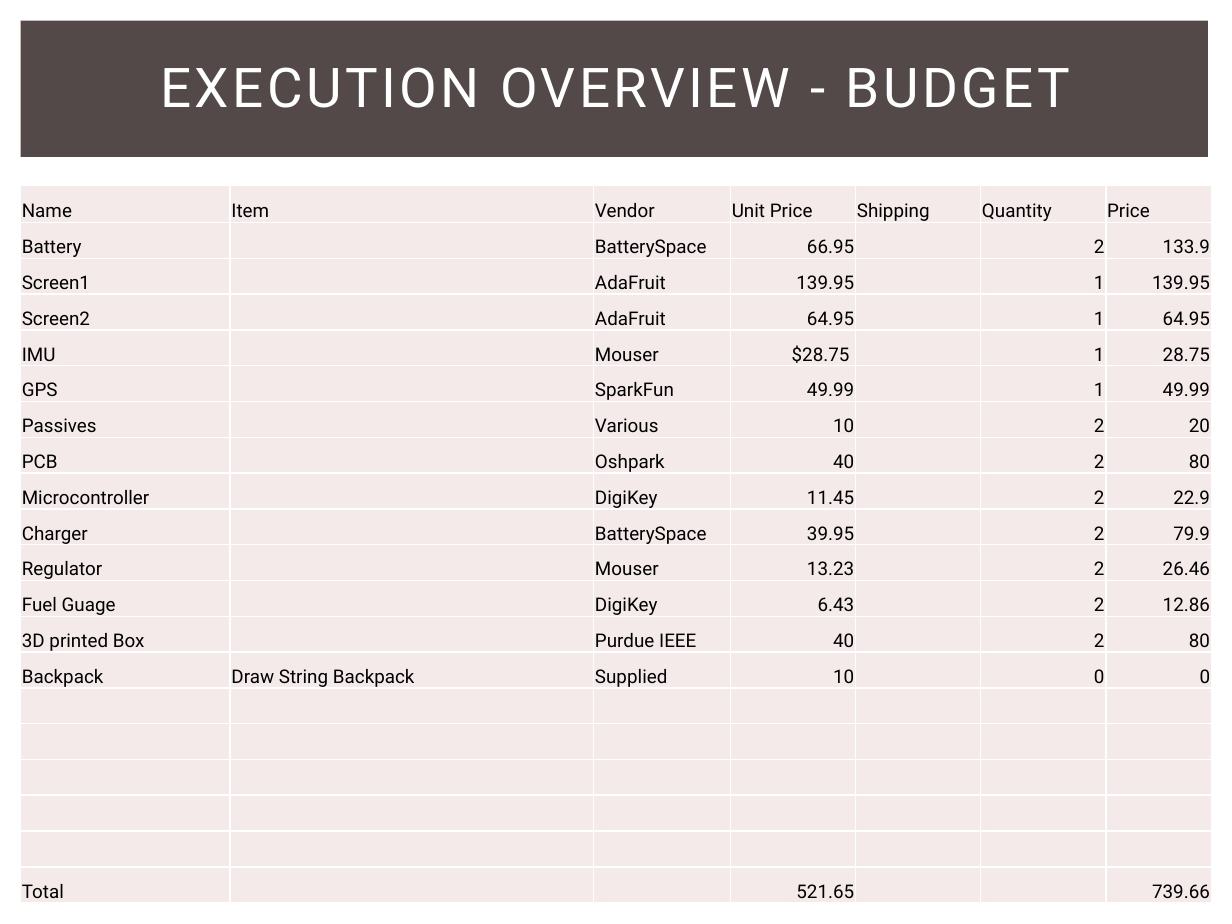
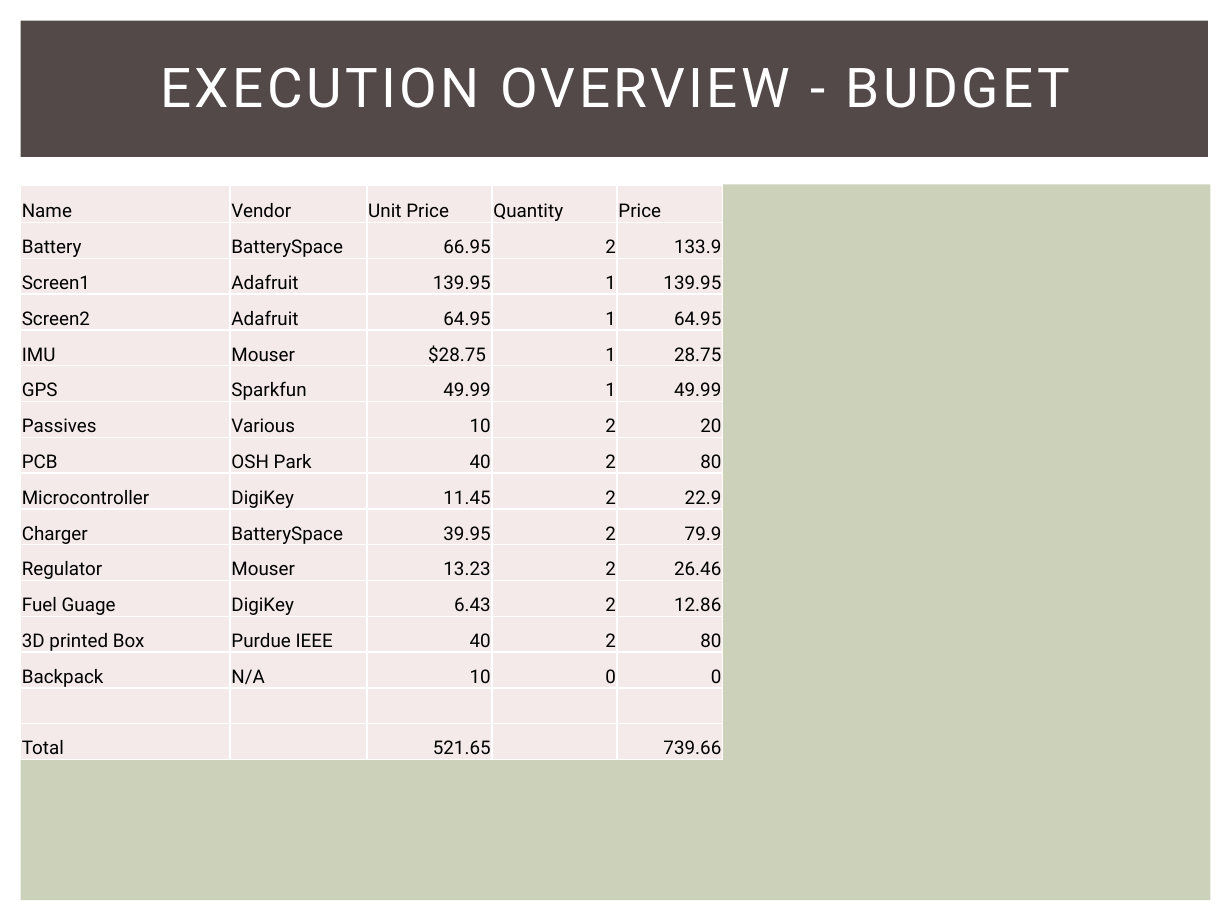
Before and after one commit to snowpuppy/augreality, a slide deck: slide 16 of doc/AugRealityMidReview.pptx. Drawn at 1232x924 pixels with LibreOffice and Linux fonts; fonts in the diff are those of the drawing. Boxes give left, top, right and bottom in pixels: in the first picture for what was removed or moved away, otherwise in the second. Text is boxed around its words. In the diff, an @@ line names an element or a change of style, - is before the commit and + after.

Commit message:
Update presentation with some of the changes from Dr. J and GH.

```diff
--- a/doc/AugRealityMidReview.pptx
+++ b/doc/AugRealityMidReview.pptx
@@ table at box(21, 185, 724, 760) @@
-Name | Item | Vendor | Unit Price | Shipping | Quantity | Price
-Battery |  | BatterySpace | 66.95 |  | 2 | 133.9
-Screen1 |  | AdaFruit | 139.95 |  | 1 | 139.95
-Screen2 |  | AdaFruit | 64.95 |  | 1 | 64.95
-IMU |  | Mouser | $28.75 |  | 1 | 28.75
-GPS |  | SparkFun | 49.99 |  | 1 | 49.99
-Passives |  | Various | 10 |  | 2 | 20
-PCB |  | Oshpark | 40 |  | 2 | 80
-Microcontroller |  | DigiKey | 11.45 |  | 2 | 22.9
-Charger |  | BatterySpace | 39.95 |  | 2 | 79.9
-Regulator |  | Mouser | 13.23 |  | 2 | 26.46
-Fuel Guage |  | DigiKey | 6.43 |  | 2 | 12.86
-3D printed Box |  | Purdue IEEE | 40 |  | 2 | 80
-Backpack | Draw String Backpack | Supplied | 10 |  | 0 | 0
- |  |  |  |  |  | 
- |  |  |  |  |  | 
- |  |  |  |  |  | 
- |  |  |  |  |  | 
- |  |  |  |  |  | 
-Total |  |  | 521.65 |  |  | 739.66
+Name | Vendor | Unit Price | Quantity | Price
+Battery | BatterySpace | 66.95 | 2 | 133.9
+Screen1 | Adafruit | 139.95 | 1 | 139.95
+Screen2 | Adafruit | 64.95 | 1 | 64.95
+IMU | Mouser | $28.75 | 1 | 28.75
+GPS | Sparkfun | 49.99 | 1 | 49.99
+Passives | Various | 10 | 2 | 20
+PCB | OSH Park | 40 | 2 | 80
+Microcontroller | DigiKey | 11.45 | 2 | 22.9
+Charger | BatterySpace | 39.95 | 2 | 79.9
+Regulator | Mouser | 13.23 | 2 | 26.46
+Fuel Guage | DigiKey | 6.43 | 2 | 12.86
+3D printed Box | Purdue IEEE | 40 | 2 | 80
+Backpack | N/A | 10 | 0 | 0
+ |  |  |  | 
+Total |  | 521.65 |  | 739.66
@@ table: place and size @@
-table at box(21, 185, 1214, 903)
+table at box(21, 185, 724, 760)
```
Also in this commit, not shown: 8 other slides changed.
